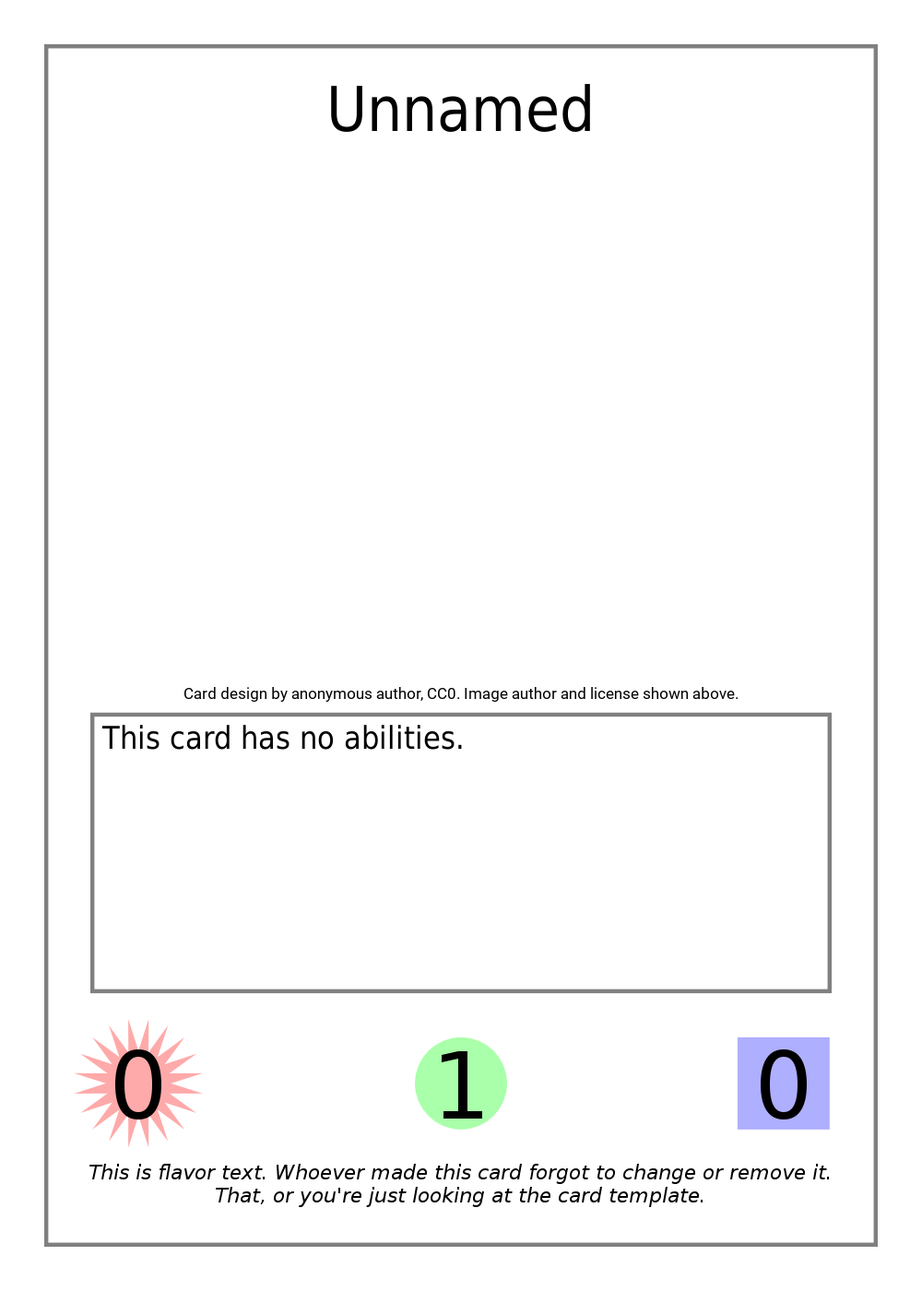
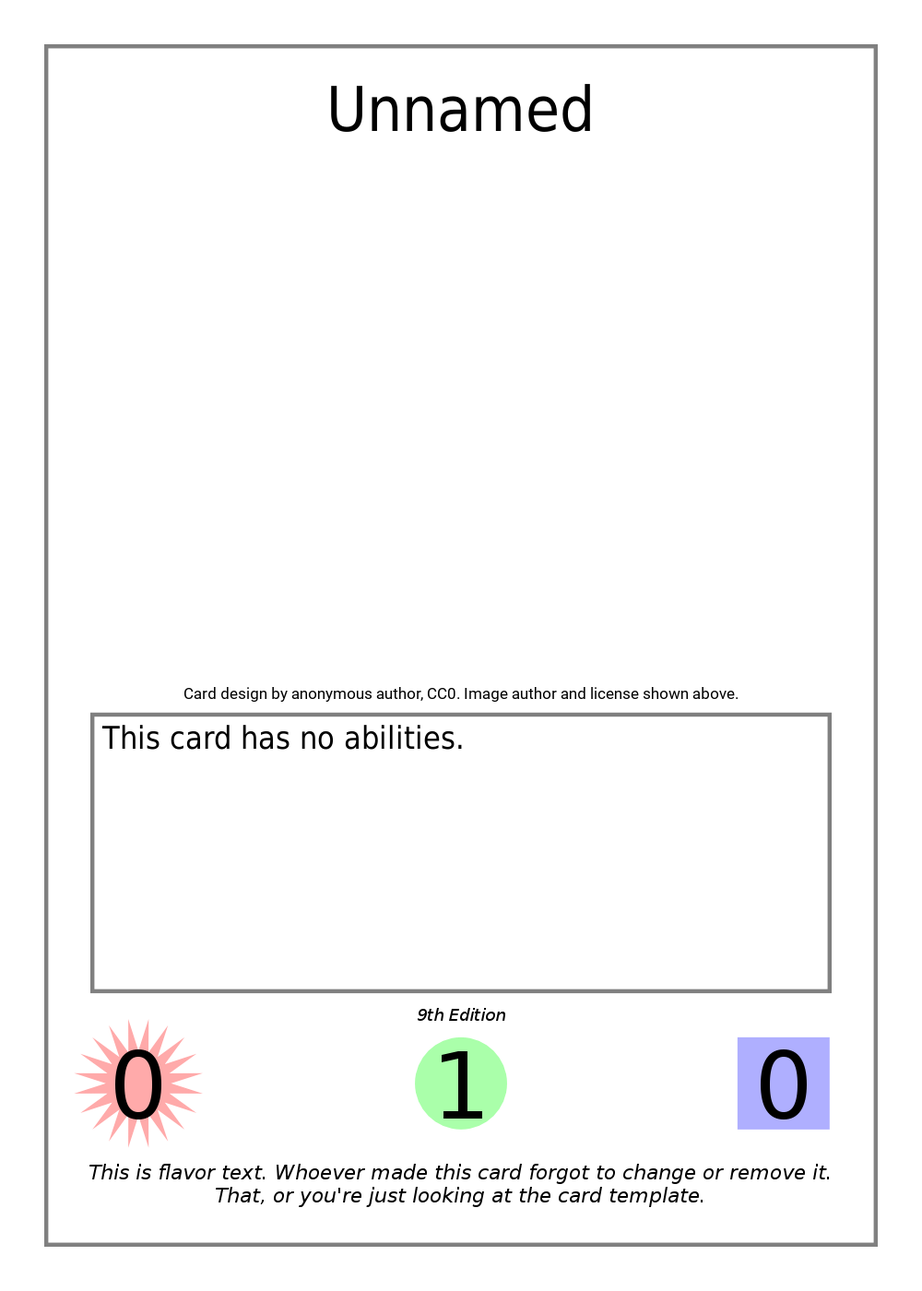
The second (922, 1291) image is a revision of the first. Changes to its layers:
added layer "Edition Indicator" above "Defense" over [416, 1008, 506, 1022]
